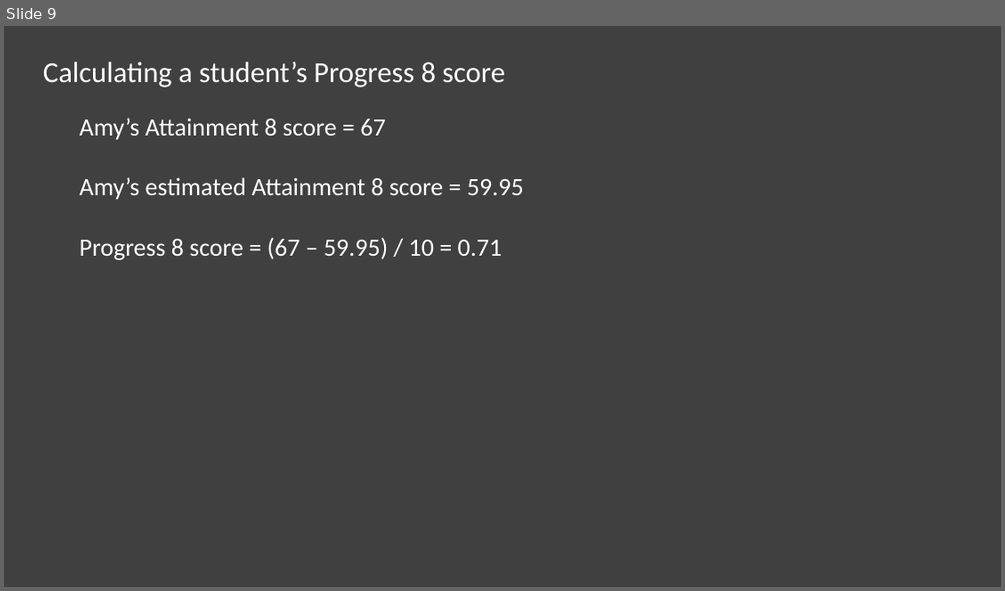
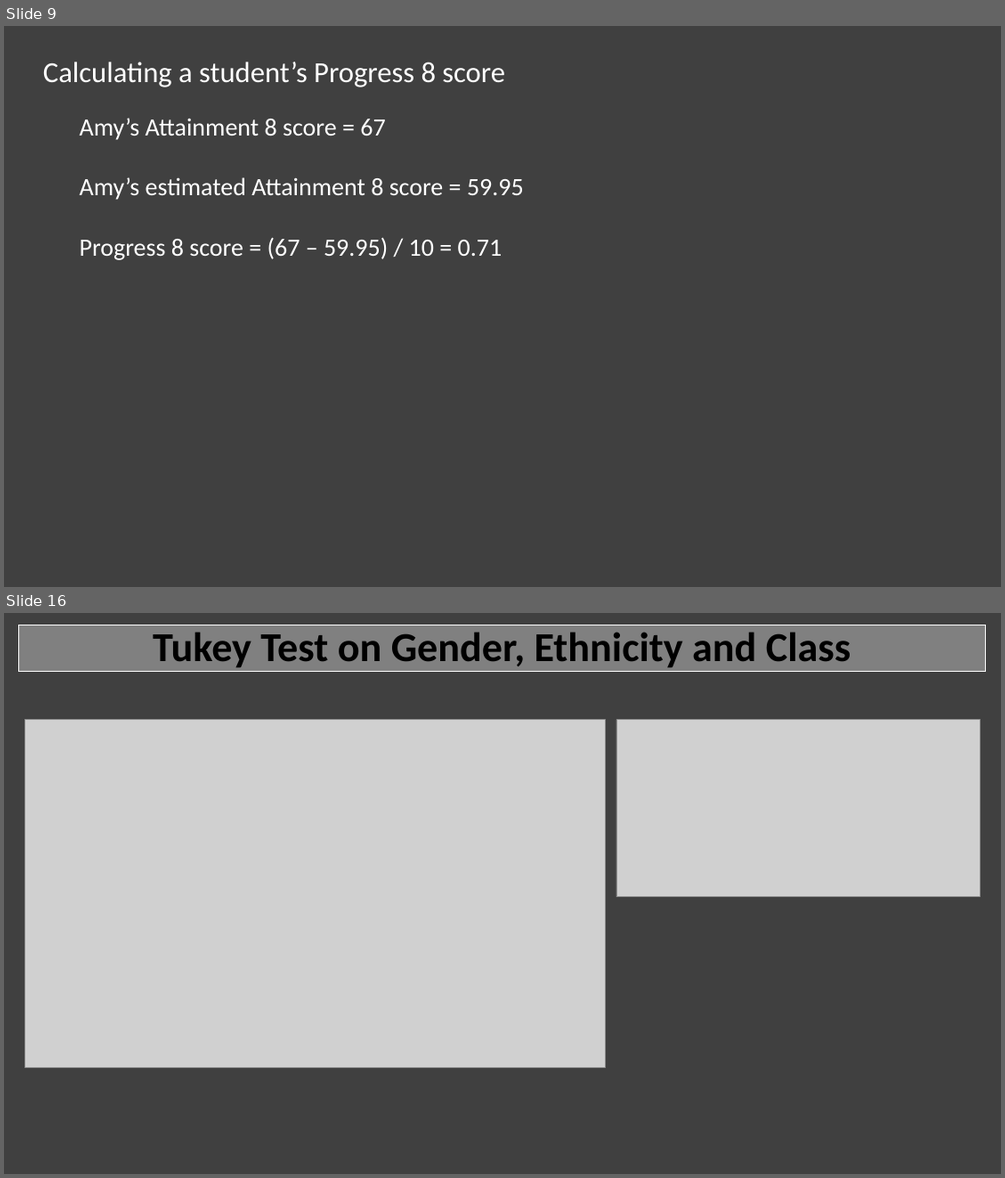
Before and after one commit to MoNawaz101/Project-1-Examination-Analysis, a slide deck: Project 1 Presentation.pptx. Shown one above the other, each under a label of ours: slide 9 before the commit, slides 9 and 16 after it; the slides between them are not shown. The pictures are 1005x591 and 1005x1178 pixels, drawn with LibreOffice and Linux fonts; fonts in the diff are those of the drawing; grey boxes stand for pictures. Boxes give left, top, right and bottom in pixels: in the first picture for what was removed or moved away, otherwise in the second. Text is boxed around its words. In the diff, an @@ line names an element or a change of style, - is before the commit and + after.

```diff
--- a/Project 1 Presentation.pptx
+++ b/Project 1 Presentation.pptx
@@ slide 16 added at (x1=4, y1=613, x2=1001, y2=1174), background #404040 @@
@@ title added at (x1=19, y1=625, x2=985, y2=672), fill #808080, outline #FFFFFF 0.75 pt, 39.6 pt, text #000000, bold @@
+Tukey Test on Gender, Ethnicity and Class
@@ picture added at (x1=25, y1=719, x2=605, y2=1067) @@
@@ picture added at (x1=616, y1=719, x2=979, y2=896) @@
```
Also in this commit, not shown: 10 slides changed, 5 other slides added, 1 slide removed, 44 other files.
